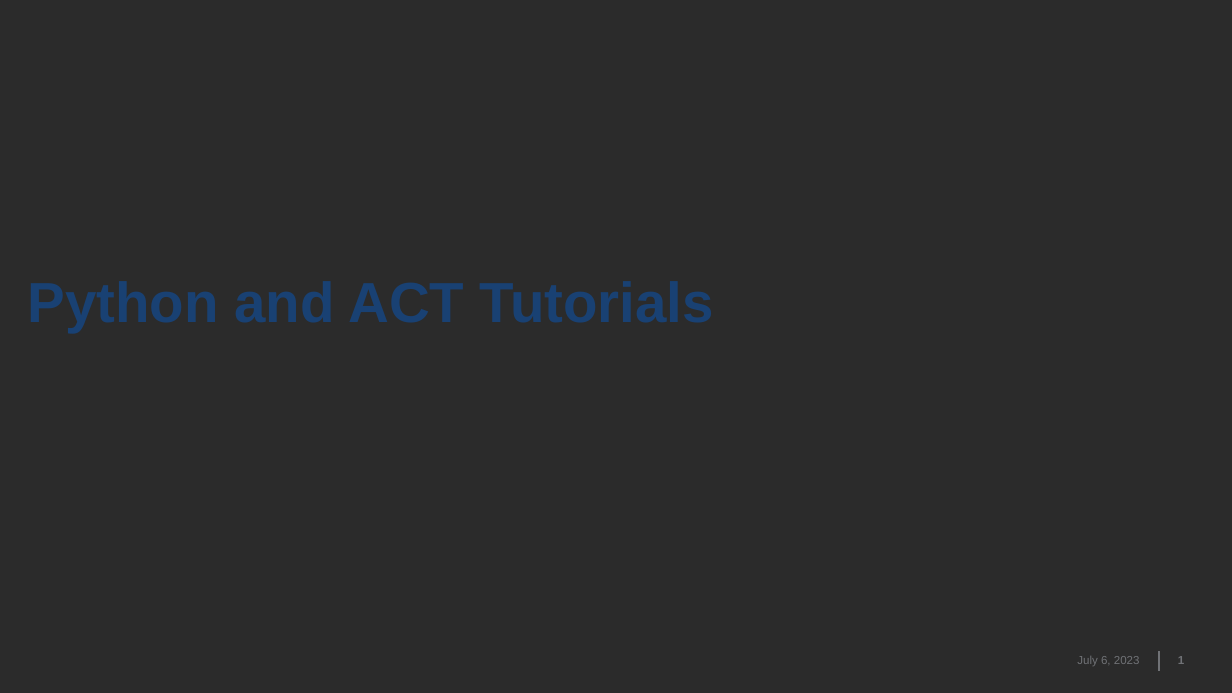
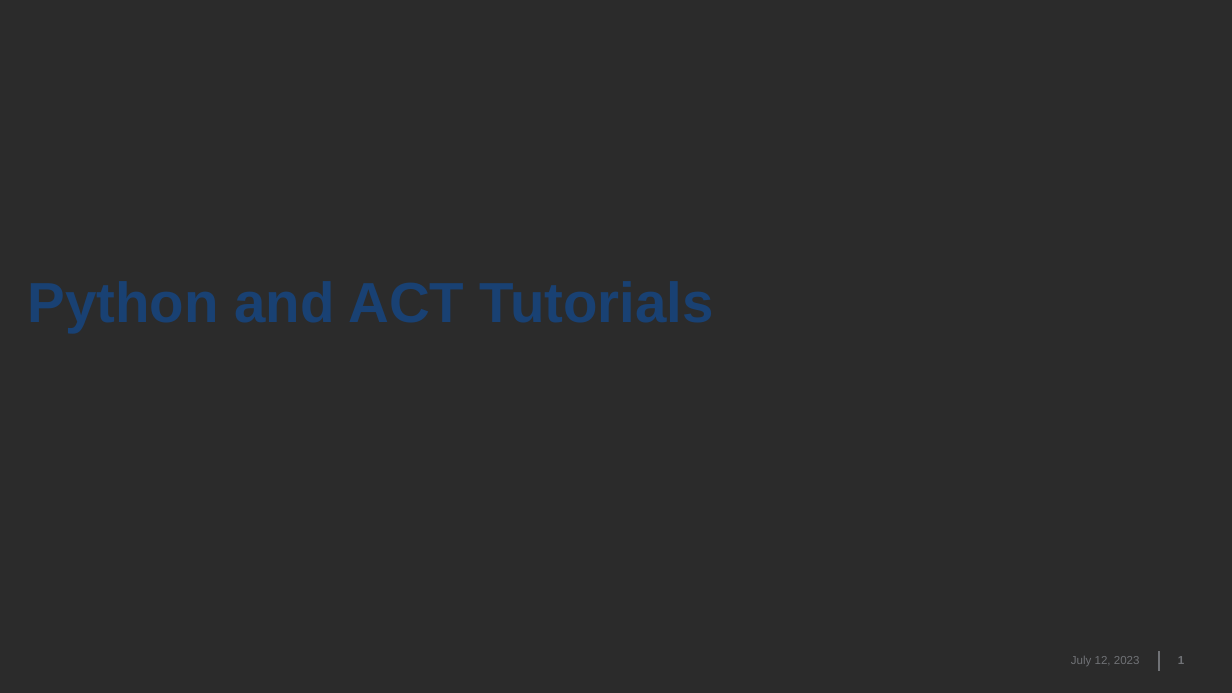
Before and after one commit to ARM-Development/ARM-Notebooks, a slide deck: slide 1 of Tutorials/UPR-ACT-2023/Presentations/Introduction.pptx. Drawn at 1232x693 pixels with LibreOffice and Linux fonts; fonts in the diff are those of the drawing; background and template pictures are left out. Boxes give left, top, right and bottom in pixels: in the first picture for what was removed or moved away, otherwise in the second. Text is boxed around its words. In the diff, an @@ line names an element or a change of style, - is before the commit and + after.

```diff
--- a/Tutorials/UPR-ACT-2023/Presentations/Introduction.pptx
+++ b/Tutorials/UPR-ACT-2023/Presentations/Introduction.pptx
@@ text at (x1=1071, y1=656, x2=1140, y2=666): text changed @@
-July 6, 2023
+July 12, 2023
```
Also in this commit, not shown: 3 other slides changed.
